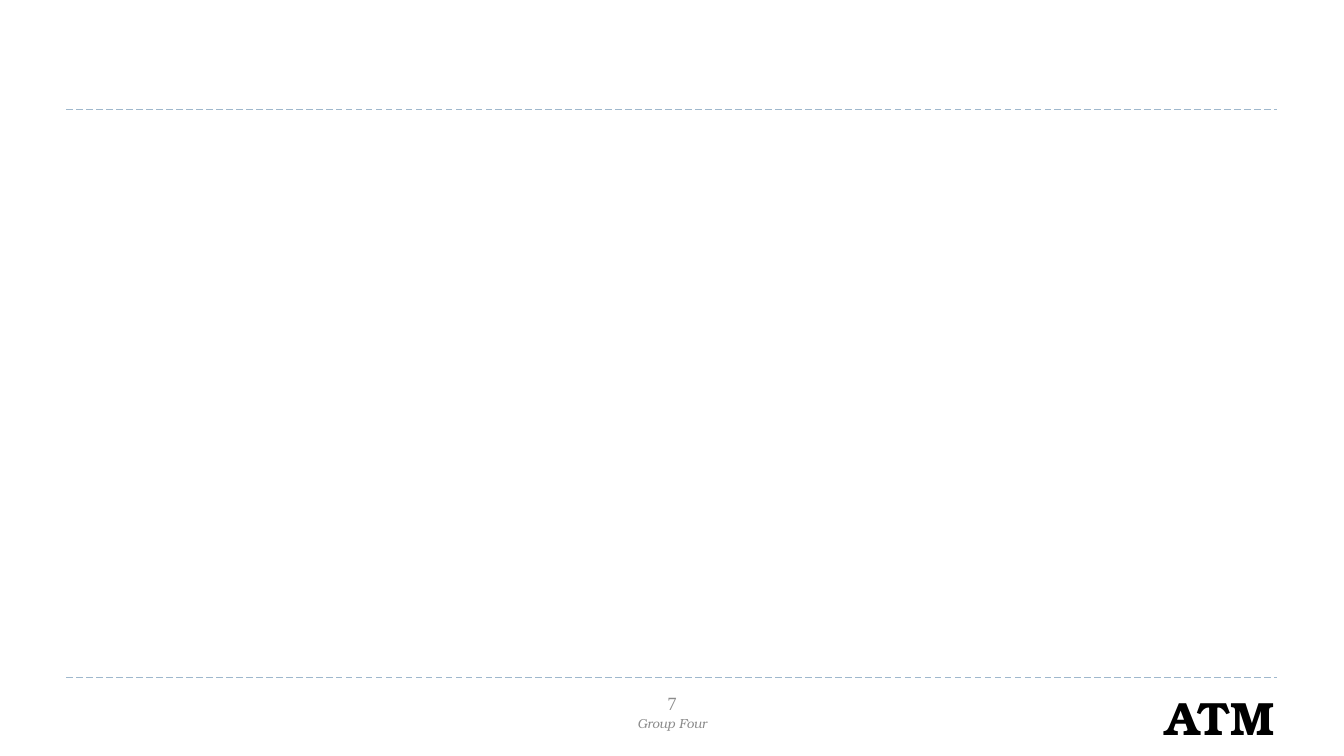
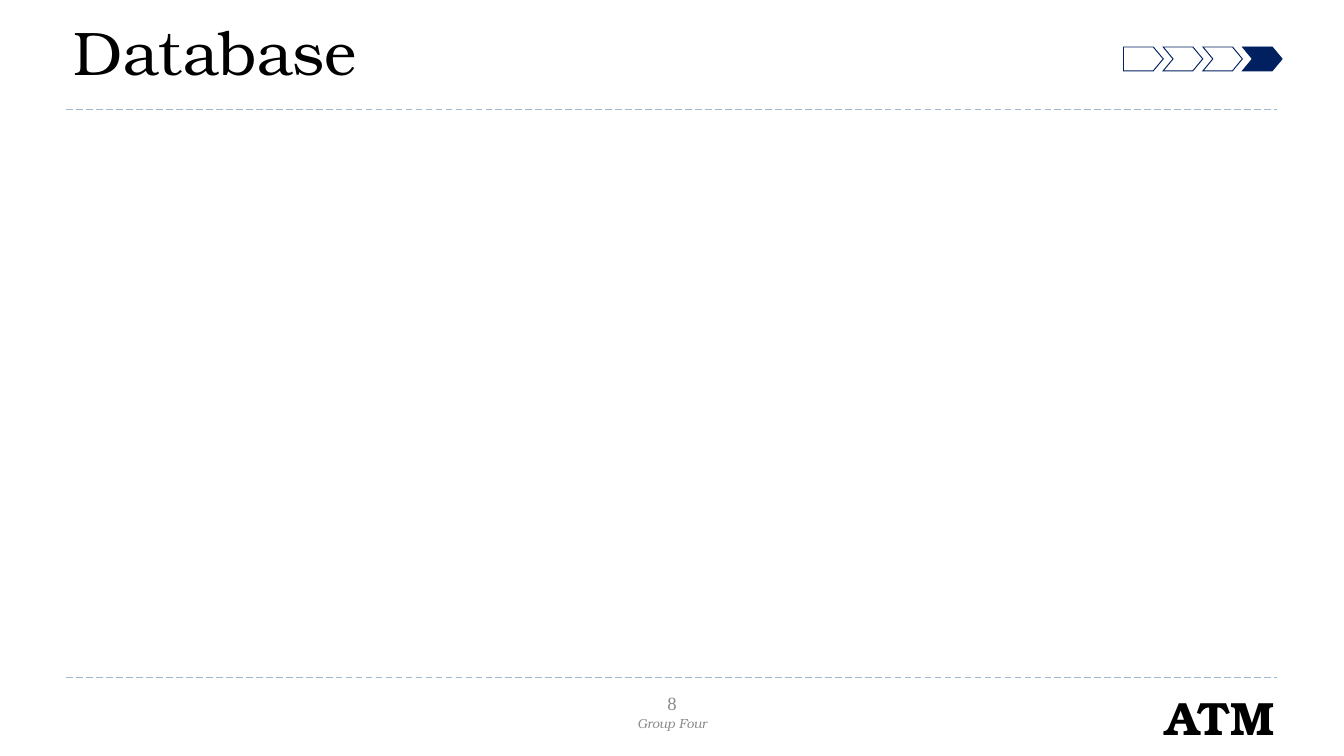
Before and after one commit to mari-husain/csharp-atm, a slide deck: slide 8 of C# Project.pptx (slide 7 before the commit). Drawn at 1344x756 pixels with LibreOffice and Linux fonts; fonts in the diff are those of the drawing; background and template pictures are left out. Boxes give left, top, right and bottom in pixels: in the first picture for what was removed or moved away, otherwise in the second. Text is boxed around its words. In the diff, an @@ line names an element or a change of style, - is before the commit and + after.

```diff
--- a/C# Project.pptx
+++ b/C# Project.pptx
@@ title added at box(74, 31, 357, 76), 33 pt, text #000000 @@
+Database
@@ group added at box(1124, 47, 1282, 71): 3 chevrons, 1 pentagon arrow @@
@@ page number at box(667, 697, 676, 710): text changed @@
-7
+8
```
Also in this commit, not shown: 3 other slides changed, 4 slides added, 2 slides removed.
